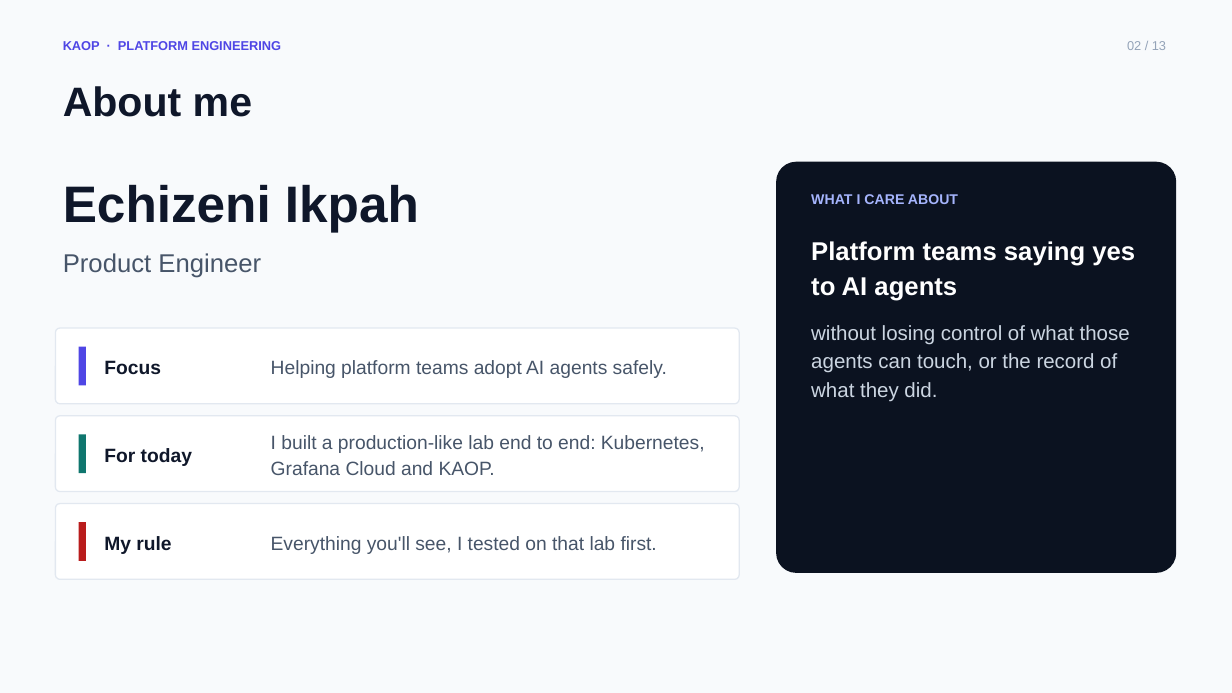
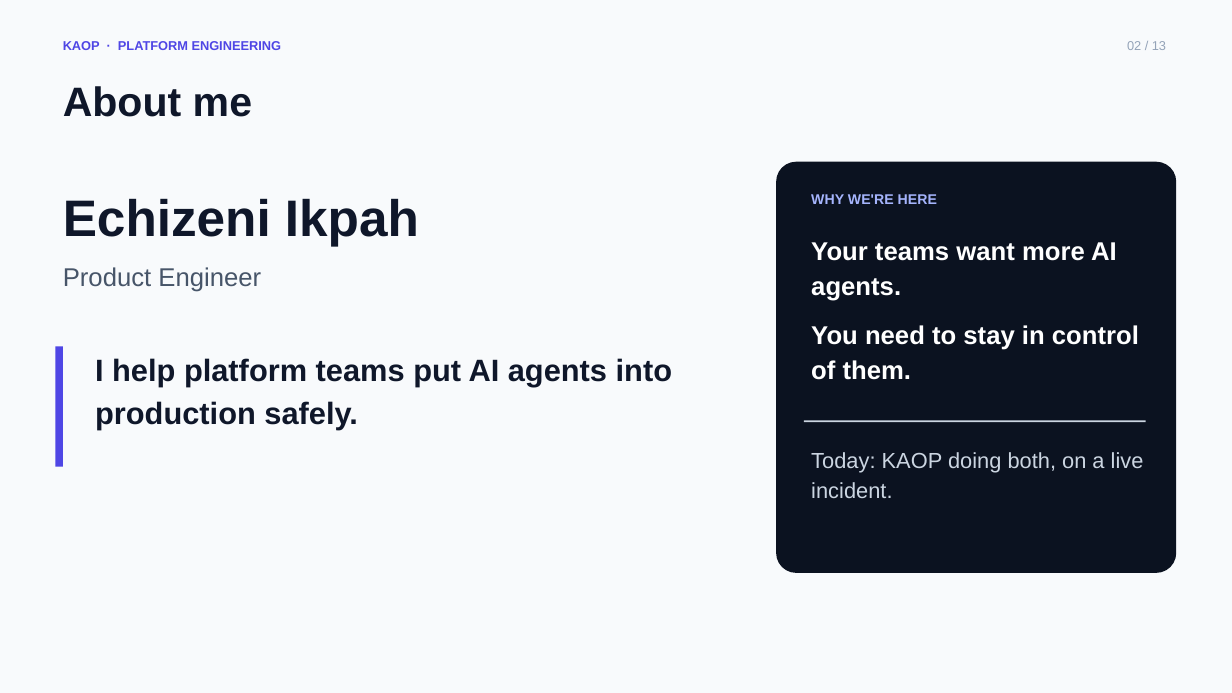
Before and after one commit to chizeni24/komodor-production-lab, a slide deck: slide 2 of docs/presentation/KAOP_Customer_Pitch.pptx. Drawn at 1232x693 pixels with LibreOffice and Linux fonts; fonts in the diff are those of the drawing. Boxes give left, top, right and bottom in pixels: in the first picture for what was removed or moved away, otherwise in the second. Text is boxed around its words. In the diff, an @@ line names an element or a change of style, - is before the commit and + after.

```diff
--- a/docs/presentation/KAOP_Customer_Pitch.pptx
+++ b/docs/presentation/KAOP_Customer_Pitch.pptx
@@ text "Echizeni Ikpah": place and size @@
-text "Echizeni Ikpah" at [63,184,419,232]
+text "Echizeni Ikpah" at [63,198,419,246]
@@ text at [811,194,937,204]: text changed @@
-WHAT I CARE ABOUT
+WHY WE'RE HERE
@@ text "Product Engineer": place and size @@
-text "Product Engineer" at [63,253,261,278]
+text "Product Engineer" at [63,267,261,292]
@@ text removed at [811,241,1135,402] @@
-Platform teams saying yes to AI agents
-without losing control of what those agents can touch, or the record of what they did.
@@ text added at [811,242,1139,380], 20 pt, text #FFFFFF, bold @@
+Your teams want more AI agents.
+You need to stay in control of them.
@@ rounded rectangle removed at [55,328,739,404] @@
@@ rectangle: place and size @@
-rectangle at [79,347,86,385]
+rectangle at [55,347,63,467]
@@ text "I help platform teams put ..." at [95,358,672,430]: vertical alignment middle to top @@
@@ text at [95,358,672,430]: text changed; size 15 to 24 pt; text colour #475569 to #0F172A; bold on @@
-Helping platform teams adopt AI agents safely.
+I help platform teams put AI agents into production safely.
@@ text removed at [104,360,161,374] @@
-Focus
@@ rounded rectangle removed at [55,416,739,492] @@
@@ rectangle removed at [79,434,86,473] @@
@@ text removed at [271,435,705,475] @@
-I built a production-like lab end to end: Kubernetes, Grafana Cloud and KAOP.
@@ text "Today: KAOP doing both, on ..." at [811,452,1144,498]: vertical alignment middle to top @@
@@ rectangle added at [804,421,1146,422], fill #CBD5E1 @@
@@ text at [811,452,1144,498]: text changed; size 15 to 17 pt; text colour #0F172A to #CBD5E1; bold off @@
-For today
+Today: KAOP doing both, on a live incident.
@@ rounded rectangle removed at [55,504,739,579] @@
@@ rectangle removed at [79,522,86,561] @@
@@ text removed at [104,536,171,554] @@
-My rule
@@ text removed at [271,536,657,554] @@
-Everything you'll see, I tested on that lab first.
```
Also in this commit, not shown: 1 other slide changed, 1 other file.
